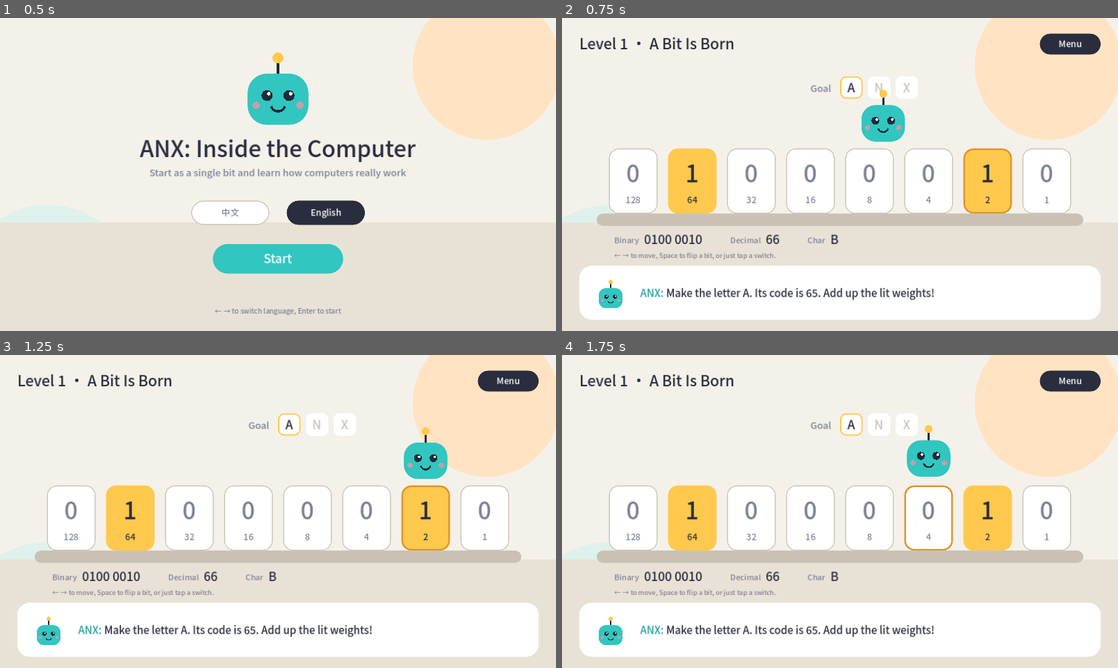
Above: before the commit, frames 1-4 (two rows, left to right).
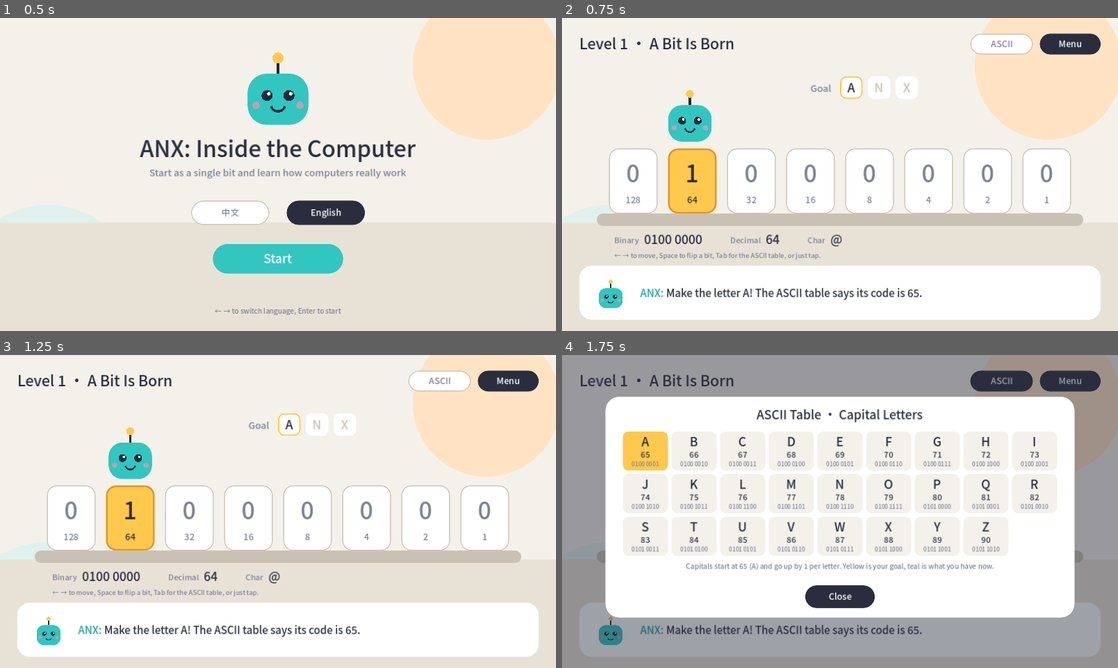
Above: after the commit, the same moments.

Repository: kalijerry/game_anx
Game: Godot game, scene res://scenes/main_menu.tscn
Two runs of this game, one before a commit and one after it. Both use one fixed random seed, a clock stepped at 60 frames per second and the inputs below.
Inputs (mouse positions are in pixels of both pictures, inside the frame that each line leads up to):
- Up to frame 1 (0.5 s): no input
- Up to frame 2 (0.75 s): tap Enter (ui_accept) at 0.5 s; move the mouse to (962, 158) at 0.52 s; hold Right (ui_right) from 0.53 s (still down); hold Enter (ui_accept) from 0.53 s (still down); tap Tab at 0.6 s; click (962, 158) at 0.67 s
- Up to frame 3 (1.25 s): keep holding Right (ui_right); keep holding Enter (ui_accept)
- Up to frame 4 (1.75 s): move the mouse to (728, 527) at 1.27 s; release Right (ui_right) at 1.28 s; release Enter (ui_accept) at 1.28 s; hold Left (ui_left) from 1.28 s (still down); tap Enter (ui_accept) at 1.35, 1.52 s; tap Tab at 1.55 s

Frame 1 is identical in both runs. In frame 2, 5.3% of the frame differs, in the area x 19-85%, y 4-91%; in frame 3, 5.3%; in frame 4, 67%, in the area x 0-100%, y 0-100%.

Commit message:
Add ASCII table to Level 1
A button (and Tab) opens a table of A-Z with decimal and binary codes,
highlighting the goal letter in yellow and the current byte in teal.
The button pulses until the player opens it once, and the hint now
points players to the table.

Co-Authored-By: Claude Opus 5.5 <noreply@anthropic.com>
Claude-Session: https://claude.ai/code/session_01TY39Fuv4jRCeC6sdC99MfJ

Diff:
--- a/data/strings.gd
+++ b/data/strings.gd
@@ -23,13 +23,20 @@
 		"en": "I'm ANX, a newborn bit! Eight bits in a row make one byte.",
 	},
 	"hint": {
-		"zh": "拼出字母 {letter}，它的编号是 {value}。把亮起的权重加起来试试！",
-		"en": "Make the letter {letter}. Its code is {value}. Add up the lit weights!",
+		"zh": "拼出字母 {letter}！查查 ASCII 表，它的编号是 {value}。",
+		"en": "Make the letter {letter}! The ASCII table says its code is {value}.",
 	},
 	"controls": {
-		"zh": "← → 移动，空格翻转比特；也可以直接点击开关。",
-		"en": "← → to move, Space to flip a bit, or just tap a switch.",
+		"zh": "← → 移动，空格翻转比特，Tab 打开 ASCII 表；也可以直接点击。",
+		"en": "← → to move, Space to flip a bit, Tab for the ASCII table, or just tap.",
 	},
+	"ascii_button": {"zh": "ASCII 表", "en": "ASCII"},
+	"ascii_title": {"zh": "ASCII 表 · 大写字母", "en": "ASCII Table · Capital Letters"},
+	"ascii_note": {
+		"zh": "大写字母从 65（A）开始，每往后一个字母编号加 1。黄色是目标，青色是你现在拼出的字母。",
+		"en": "Capitals start at 65 (A) and go up by 1 per letter. Yellow is your goal, teal is what you have now.",
+	},
+	"close": {"zh": "关闭", "en": "Close"},
 	"success": {
 		"zh": "成功！{value} 就是字母 {letter}。",
 		"en": "Yes! {value} is the letter {letter}.",
--- a/scripts/level_01.gd
+++ b/scripts/level_01.gd
@@ -12,6 +12,10 @@
 const CARD_GAP := 24.0
 const CARD_Y := 300.0
 const MENU_RECT := Rect2(1100, 36, 140, 48)
+const ASCII_RECT := Rect2(940, 36, 144, 48)
+const TABLE_RECT := Rect2(100, 96, 1080, 508)
+const TABLE_COLS := 9
+const CLOSE_RECT := Rect2(560, 530, 160, 52)
 const REPLAY_RECT := Rect2(530, 462, 220, 56)
 
 var bits: Array = [0, 0, 0, 0, 0, 0, 0, 0]
@@ -22,6 +26,8 @@
 var msg_key := "intro"
 var msg_args := {}
 var anx_x := 0.0
+var table_open := false
+var table_seen := false
 
 
 func _ready() -> void:
@@ -31,6 +37,13 @@
 		stage = TARGETS.size()
 		done = true
 		msg_key = "complete"
+	# Screenshot helper: ... -- --demo=table  (goal N, bits currently spell M)
+	if "--demo=table" in OS.get_cmdline_user_args():
+		stage = 1
+		bits = Bits.int_to_bits(77)
+		table_open = true
+		table_seen = true
+		_show_hint()
 
 
 func _process(delta: float) -> void:
@@ -42,14 +55,21 @@
 func _unhandled_input(event: InputEvent) -> void:
 	if event is InputEventMouseButton and event.pressed and event.button_index == MOUSE_BUTTON_LEFT:
 		_on_click(make_input_local(event).position)
+	elif event is InputEventKey and event.pressed and not event.echo and event.keycode == KEY_TAB:
+		_toggle_table()
 	elif event.is_action_pressed("ui_cancel"):
-		_to_menu()
+		if table_open:
+			_toggle_table()
+		else:
+			_to_menu()
 	elif event.is_action_pressed("ui_left"):
 		_move(-1)
 	elif event.is_action_pressed("ui_right"):
 		_move(1)
 	elif event.is_action_pressed("ui_accept"):
-		if done:
+		if table_open:
+			_toggle_table()
+		elif done:
 			_restart()
 		else:
 			_flip(cursor)
@@ -58,6 +78,13 @@
 func _on_click(pos: Vector2) -> void:
 	if MENU_RECT.has_point(pos):
 		_to_menu()
+		return
+	if table_open:
+		# Any click closes the table, so the switches are never blocked.
+		_toggle_table()
+		return
+	if ASCII_RECT.has_point(pos):
+		_toggle_table()
 		return
 	if done:
 		if REPLAY_RECT.has_point(pos):
@@ -70,12 +97,17 @@
 			return
 
 
+func _toggle_table() -> void:
+	table_open = not table_open
+	table_seen = true
+
+
 func _to_menu() -> void:
 	get_tree().change_scene_to_file(MENU_SCENE)
 
 
 func _move(dir: int) -> void:
-	if done:
+	if done or table_open:
 		return
 	cursor = clampi(cursor + dir, 0, Bits.BYTE_SIZE - 1)
 
@@ -139,13 +171,16 @@
 	rrect(Rect2(80, 450, 1120, 28), P.SHELF, 14)
 	text(Vector2(40, 72), Loc.text("level_title"), 34, P.INK)
 	button(MENU_RECT, Loc.text("menu"))
+	_draw_ascii_button()
 	_draw_goal()
 	for i in Bits.BYTE_SIZE:
 		_draw_switch(i)
 	draw_anx(Vector2(anx_x, 232 + sin(time * 3.0) * 4.0), 1.0)
 	_draw_readout()
 	_draw_dialogue()
-	if done:
+	if table_open:
+		_draw_table()
+	elif done:
 		_draw_card()
 
 
@@ -215,3 +250,41 @@
 		text(Vector2(r.position.x + 80, y), Loc.text(key), 22, P.INK)
 		y += 72
 	button(REPLAY_RECT, Loc.text("replay"))
+
+
+func _draw_ascii_button() -> void:
+	# Pulses in yellow until the player has opened the table once.
+	if table_seen or done:
+		button(ASCII_RECT, Loc.text("ascii_button"), table_open)
+		return
+	var glow := 0.5 + 0.5 * sin(time * 4.0)
+	rrect(ASCII_RECT.grow(4 * glow), Color(P.YELLOW, 0.5 * glow), 28)
+	rrect(ASCII_RECT, P.YELLOW, 24)
+	text_c(ASCII_RECT, ASCII_RECT.position.y + 31, Loc.text("ascii_button"), 20, P.INK)
+
+
+func _draw_table() -> void:
+	draw_rect(Rect2(0, 0, 1280, 720), Color(P.INK, 0.45))
+	var r := TABLE_RECT
+	rrect(r, P.WHITE, 32)
+	text_c(r, r.position.y + 52, Loc.text("ascii_title"), 28, P.INK)
+	var goal := -1 if done else String(TARGETS[stage]).unicode_at(0)
+	var now := Bits.bits_to_int(bits)
+	var cw := 112.0
+	var ch := 98.0
+	var x0 := r.position.x + (r.size.x - cw * TABLE_COLS) / 2.0
+	var y0 := r.position.y + 76
+	for i in 26:
+		var code := 65 + i
+		var cell := Rect2(x0 + (i % TABLE_COLS) * cw + 4, y0 + (i / TABLE_COLS) * ch + 4, cw - 8, ch - 8)
+		var fill := P.BG
+		if code == now:
+			fill = Color(P.TEAL, 0.35)
+		if code == goal:
+			fill = P.YELLOW
+		rrect(cell, fill, 14, P.TEAL_DARK if code == now else Color.TRANSPARENT, 3 if code == now else 0)
+		text_c(cell, cell.position.y + 34, String.chr(code), 28, P.INK)
+		text_c(cell, cell.position.y + 60, str(code), 18, P.INK)
+		text_c(cell, cell.position.y + 80, Bits.bits_to_string(Bits.int_to_bits(code)), 13, P.QUIET)
+	text_c(r, y0 + ch * 3 + 26, Loc.text("ascii_note"), 16, P.QUIET)
+	button(CLOSE_RECT, Loc.text("close"))
Binary file changed: assets/fonts/anx_ui.ttf
Binary file added: docs/screenshots/level01_ascii_zh.png
Binary file changed: docs/screenshots/level01_zh.png
